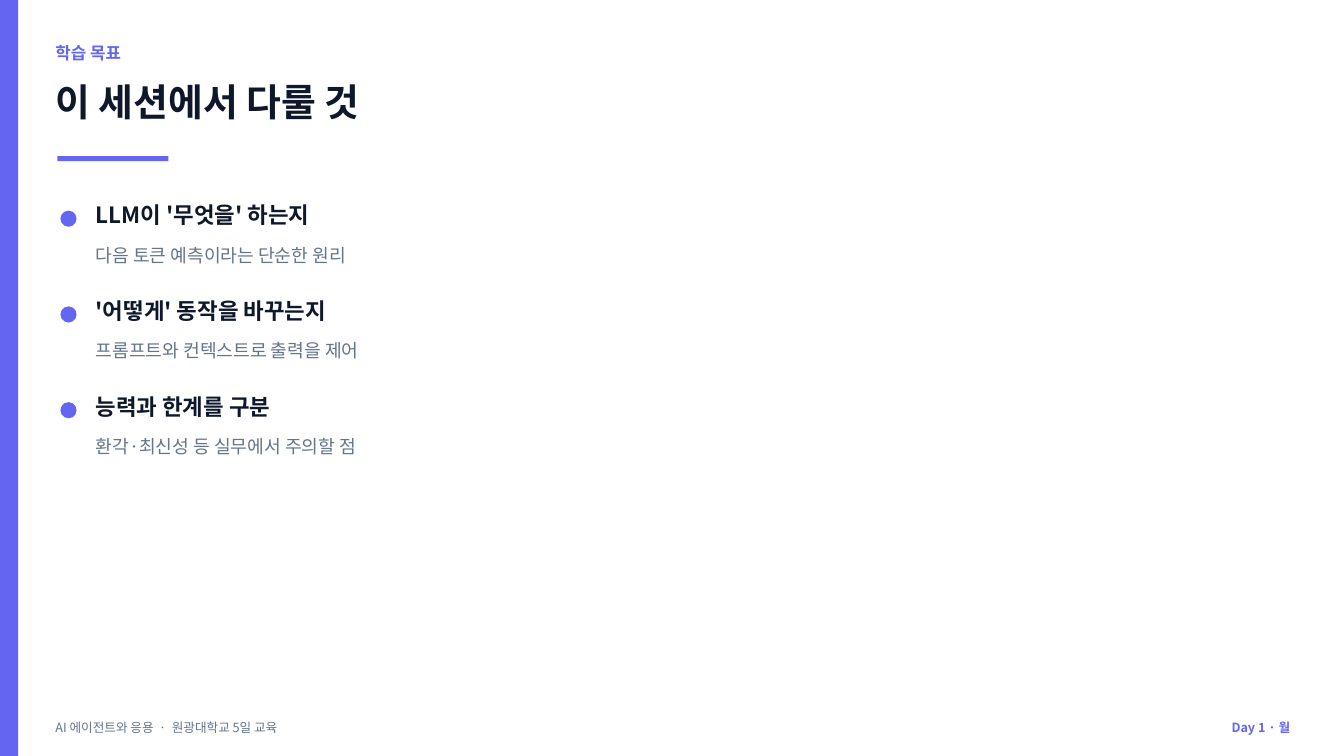
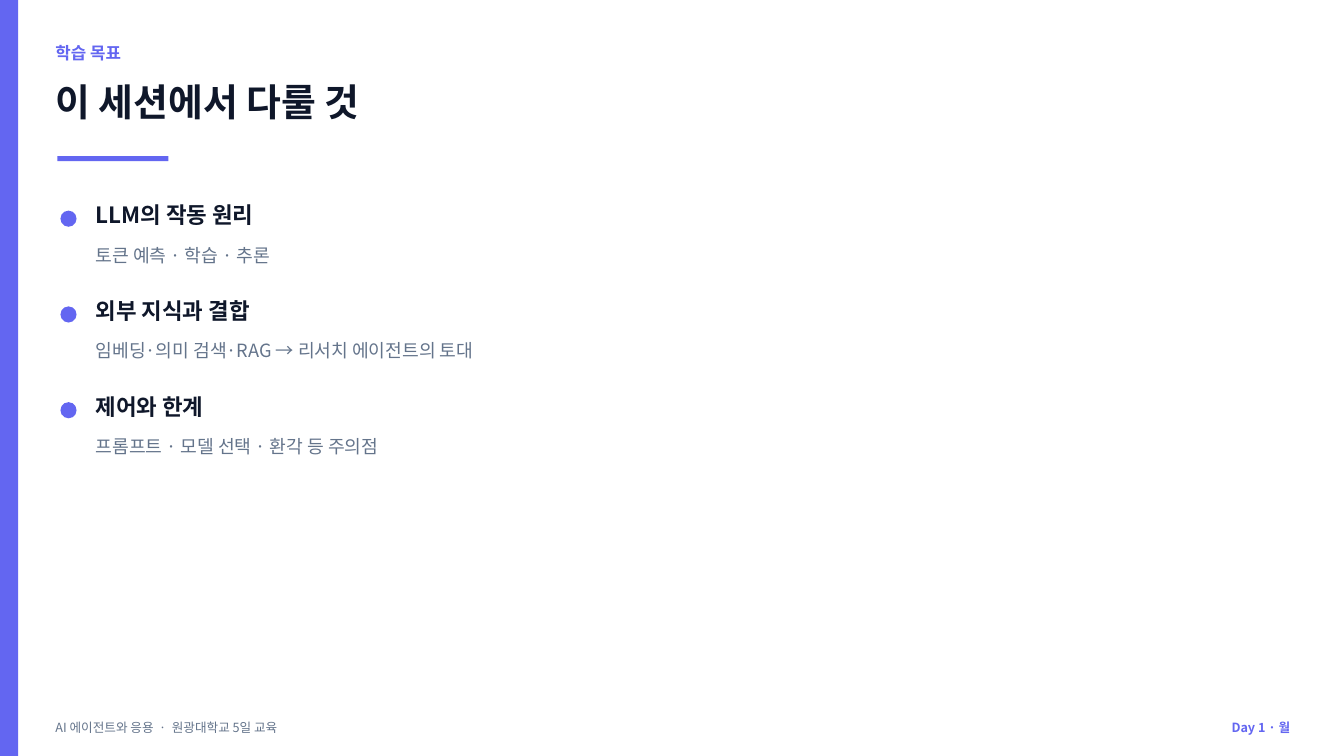
Before and after one commit to jyshin-22/wku-ai-agent-program, a slide deck: slide 5 of slides/day1.pptx. Drawn at 1344x756 pixels with LibreOffice and Linux fonts; fonts in the diff are those of the drawing. Boxes give left, top, right and bottom in pixels: in the first picture for what was removed or moved away, otherwise in the second. Text is boxed around its words. In the diff, an @@ line names an element or a change of style, - is before the commit and + after.

```diff
--- a/slides/day1.pptx
+++ b/slides/day1.pptx
@@ text at [96,204,253,225]: text changed @@
-LLM이 '무엇을' 하는지
+LLM의 작동 원리
@@ text at [96,247,270,264]: text changed @@
-다음 토큰 예측이라는 단순한 원리
+토큰 예측 · 학습 · 추론
@@ text at [96,300,250,321]: text changed @@
-'어떻게' 동작을 바꾸는지
+외부 지식과 결합
@@ text at [96,342,473,359]: text changed @@
-프롬프트와 컨텍스트로 출력을 제어
+임베딩·의미 검색·RAG → 리서치 에이전트의 토대
@@ text at [96,396,203,417]: text changed @@
-능력과 한계를 구분
+제어와 한계
@@ text at [96,438,378,455]: text changed @@
-환각·최신성 등 실무에서 주의할 점
+프롬프트 · 모델 선택 · 환각 등 주의점
```
Also in this commit, not shown: 4 other slides changed, 4 slides added, 31 other files.
